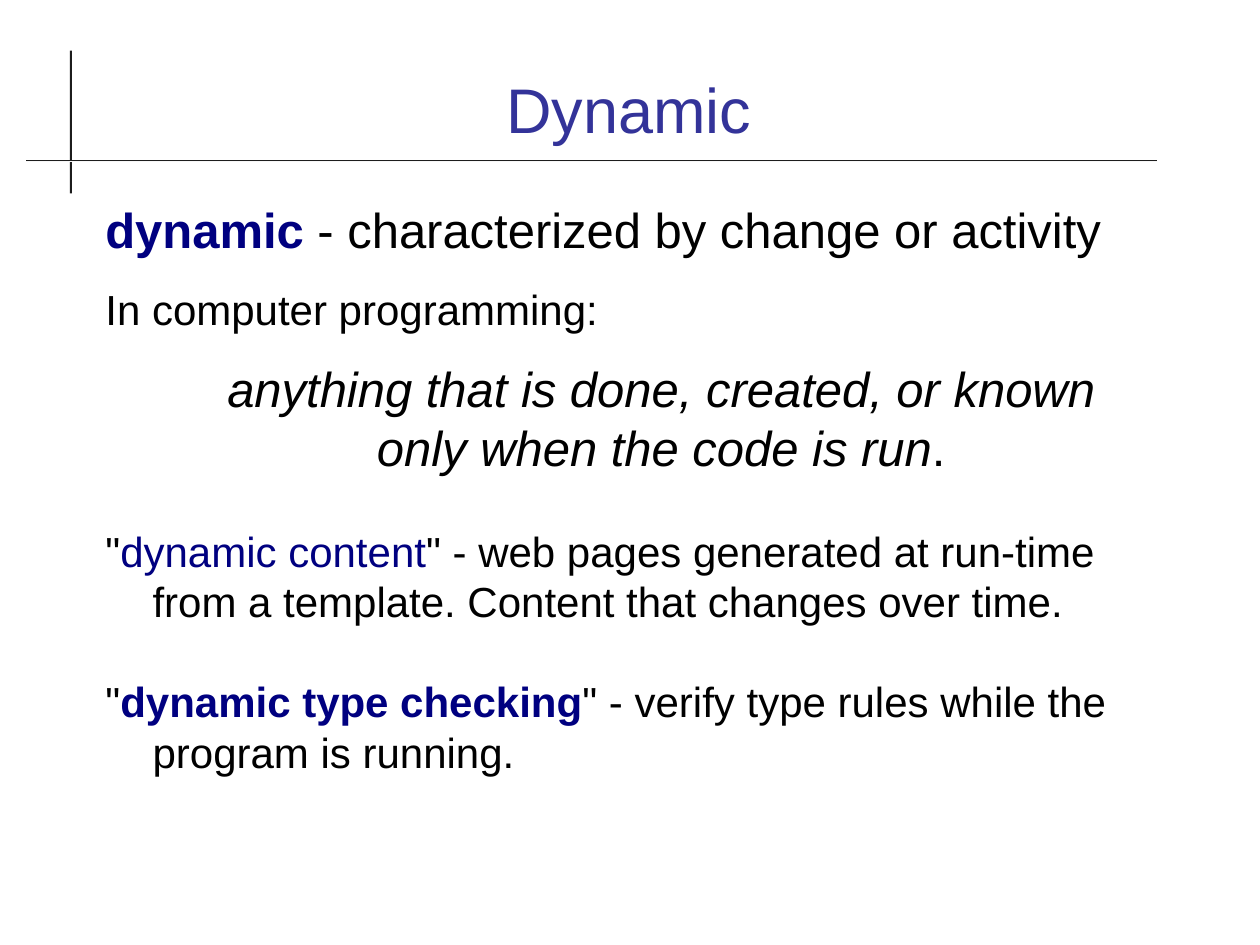
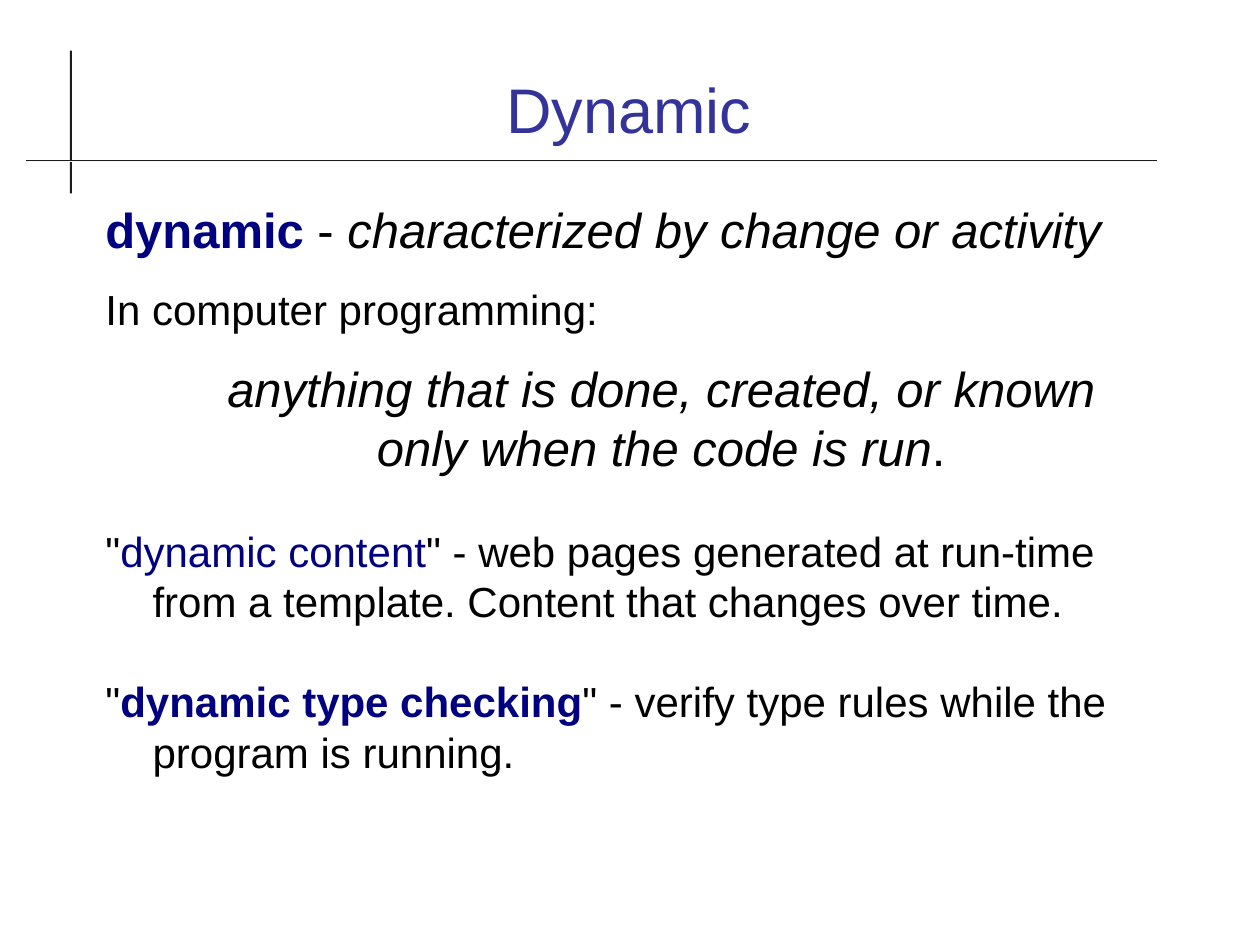
Before and after one commit to cpske/ISP, a slide deck: slide 4 of code-quality/Type-Checking.odp. Drawn at 1260x945 pixels with LibreOffice and Linux fonts; fonts in the diff are those of the drawing. Boxes give left, top, right and bottom in pixels: in the first picture for what was removed or moved away, otherwise in the second. Text is boxed around its words. In the diff, an @@ line names an element or a change of style, - is before the commit and + after.

```diff
--- a/code-quality/Type-Checking.odp
+++ b/code-quality/Type-Checking.odp
@@ text at bbox=[105, 212, 1101, 258]: italic on in "characterized by change or activity" @@
```
Also in this commit, not shown: 9 other slides changed, 1 other file.
